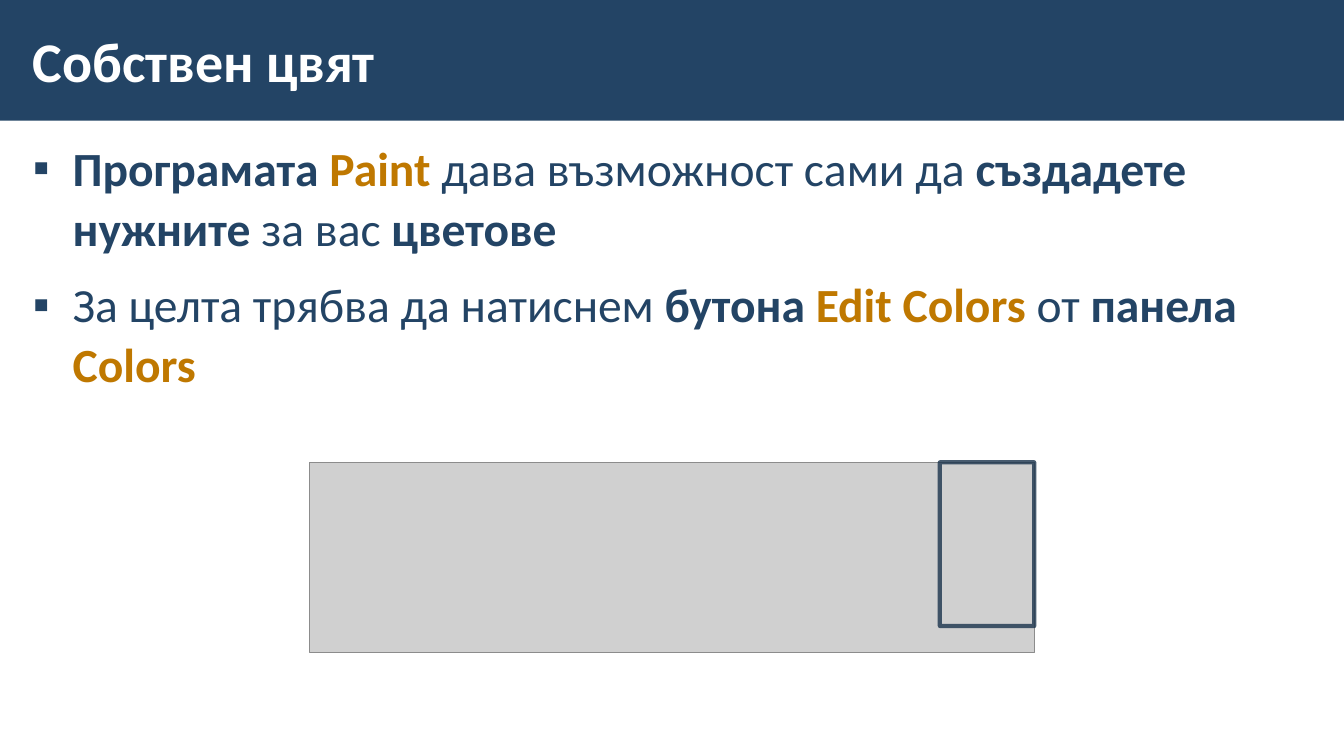
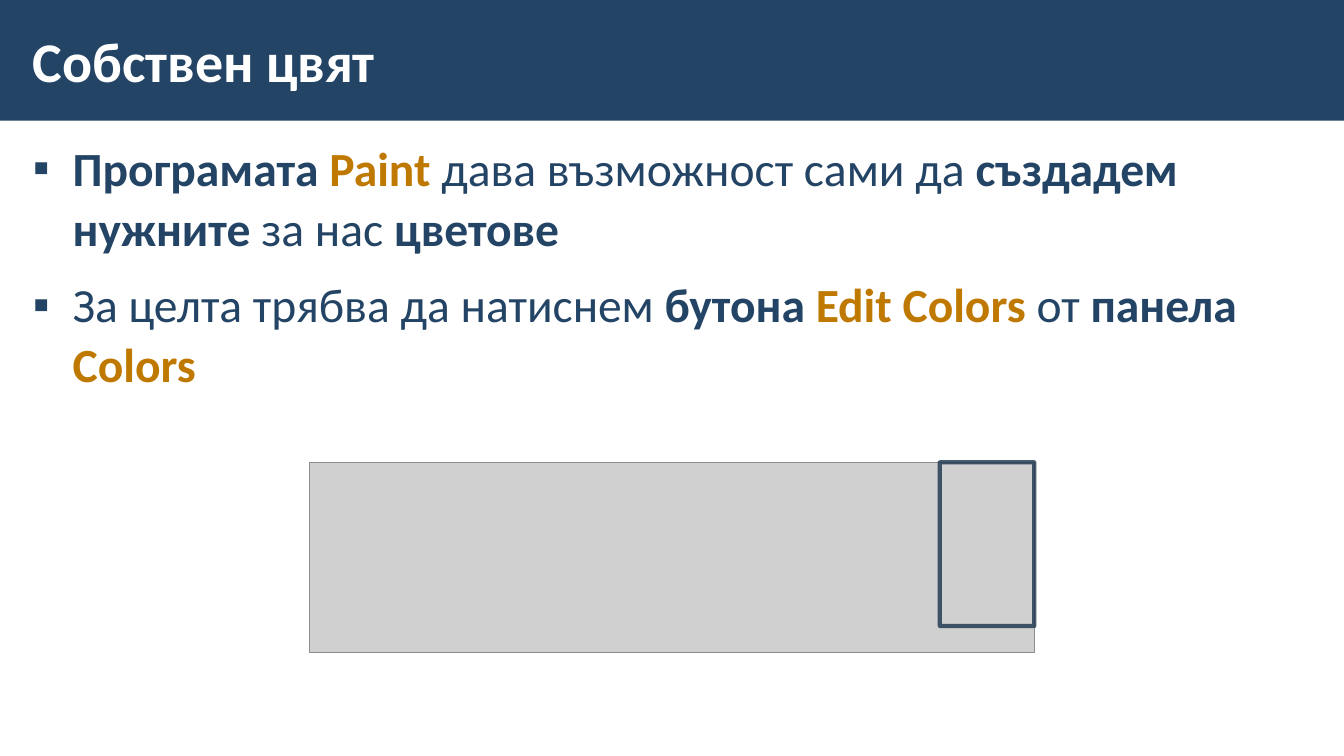
Before and after one commit to BG-IT-Edu/School-Programming, a slide deck: slide 13 of Courses/Computer-Modeling-and-IT/Computer-Modeling-and-IT-5-Class/12-Colour-Palettes/12-Colour-Palettes.pptx. Drawn at 1344x756 pixels with LibreOffice and Linux fonts; fonts in the diff are those of the drawing; grey boxes stand for pictures; background and template pictures are left out. Boxes give left, top, right and bottom in pixels: in the first picture for what was removed or moved away, otherwise in the second. Text is boxed around its words. In the diff, an @@ line names an element or a change of style, - is before the commit and + after.

```diff
--- a/Courses/Computer-Modeling-and-IT/Computer-Modeling-and-IT-5-Class/12-Colour-Palettes/12-Colour-Palettes.pptx
+++ b/Courses/Computer-Modeling-and-IT/Computer-Modeling-and-IT-5-Class/12-Colour-Palettes/12-Colour-Palettes.pptx
@@ text at bbox=[73, 152, 1178, 254]: text changed @@
-▪ Програмата Paint дава възможност сами да създадете нужните за вас цветове
+▪ Програмата Paint дава възможност сами да създадем нужните за нас цветове
```
Also in this commit, not shown: 5 other slides changed.
